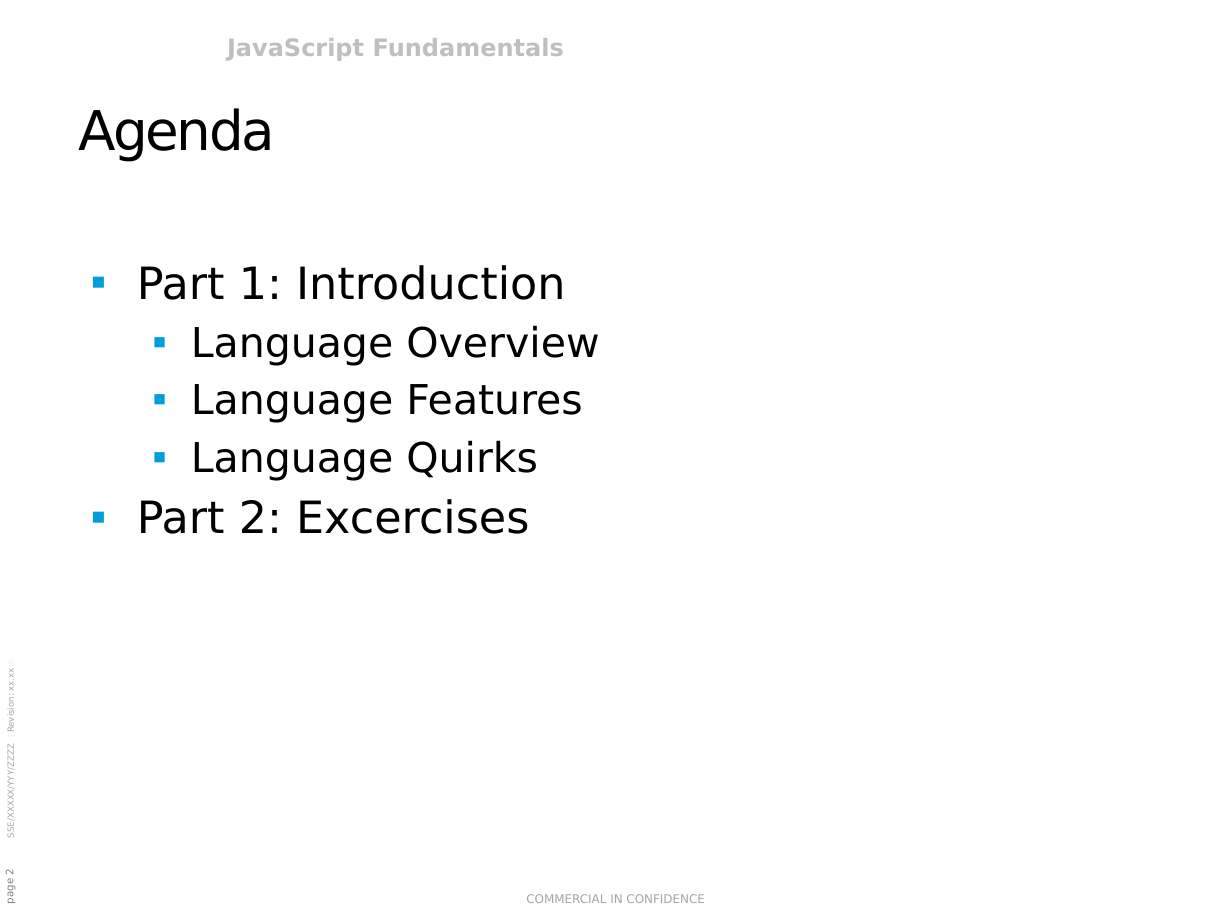
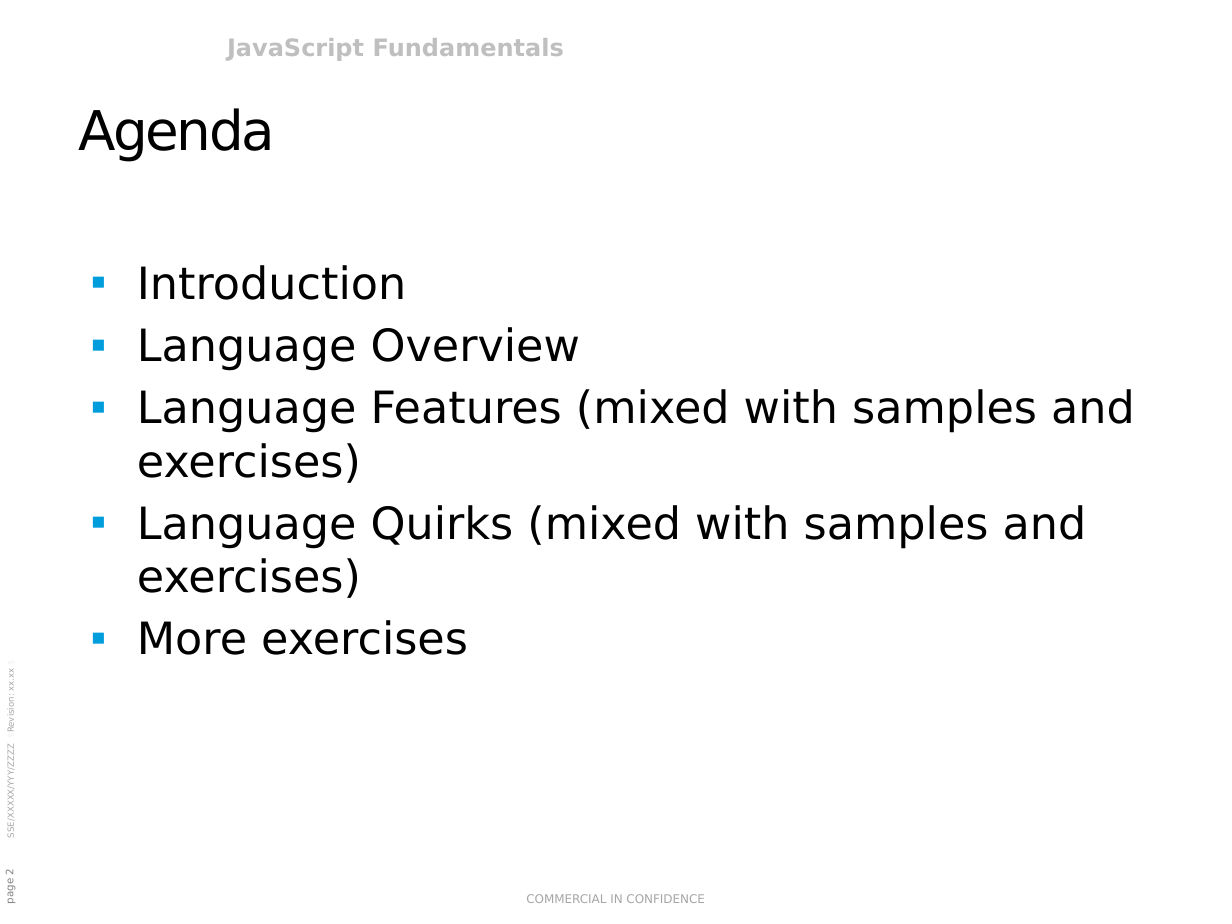
Before and after one commit to rasmusvhansen/javascript-course, a slide deck: slide 2 of JavaScript Fundamentals.pptx. Drawn at 1232x924 pixels with LibreOffice and Linux fonts; fonts in the diff are those of the drawing; background and template pictures are left out. Boxes give left, top, right and bottom in pixels: in the first picture for what was removed or moved away, otherwise in the second. Text is boxed around its words. In the diff, an @@ line names an element or a change of style, - is before the commit and + after.

```diff
--- a/JavaScript Fundamentals.pptx
+++ b/JavaScript Fundamentals.pptx
@@ text at box(137, 265, 406, 300): text changed @@
-▪ Part 1: Introduction
+▪ Introduction
@@ text at box(137, 327, 580, 371): size 24 to 26 pt in "Language Overview"; list level 2 to 1 in "Language Overview" @@
@@ text at box(137, 389, 1135, 655): text changed; size 24 to 26 pt @@
-  ▪ Language Features
-  ▪ Language Quirks
-▪ Part 2: Excercises
+▪ Language Features (mixed with samples and exercises)
+▪ Language Quirks (mixed with samples and exercises)
+▪ More exercises
```
Also in this commit, not shown: 1 other file.
